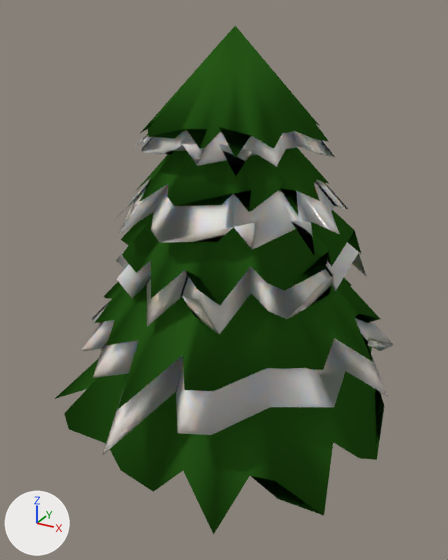
What one commit did to the Blender file Assets/Prefabs/gran3.blend.
Before and after are seen from a 50 mm camera at (1.43, -2.71, 1.32) aimed at (-0.01, -0.09, 0.01). The axes (+X, +Y, +Z) are drawn at lower left. The lights are the same throughout.
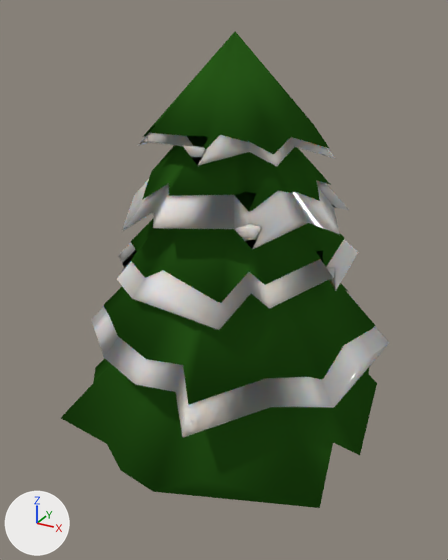
The change, as a list of edits to the scene's bpy script:
```text
Change ob_cone_001:
    add _m = ob_cone_001.modifiers.new('Decimate', 'DECIMATE')
    add _m.ratio = 0.6
Change ob_cone_002:
    add _m = ob_cone_002.modifiers.new('Decimate', 'DECIMATE')
    add _m.ratio = 0.6
Change ob_cone_003:
    add _m = ob_cone_003.modifiers.new('Decimate', 'DECIMATE')
    add _m.ratio = 0.6
Change ob_cone_004:
    add _m = ob_cone_004.modifiers.new('Decimate', 'DECIMATE')
    add _m.ratio = 0.6
Change ob_cone_005:
    add _m = ob_cone_005.modifiers.new('Decimate', 'DECIMATE')
    add _m.ratio = 0.6
Change ob_cone_006:
    ob_cone_006.location: (0.0, 0.0, 1.199) -> (0.0, 0.0, 1.175)
    add _m = ob_cone_006.modifiers.new('Decimate', 'DECIMATE')
    add _m.ratio = 0.6
Change ob_cone_007:
    add _m = ob_cone_007.modifiers.new('Decimate', 'DECIMATE')
    add _m.ratio = 0.6
Change ob_cone_008:
    ob_cone_008.location: (0.0, 0.0, 0.767) -> (0.0, 0.0, 0.69)
    ob_cone_008.scale: (0.532, 0.532, 0.532) -> (0.493, 0.493, 0.493)
    add _m = ob_cone_008.modifiers.new('Decimate', 'DECIMATE')
    add _m.ratio = 0.6
Change ob_cone_009:
    ob_cone_009.location: (0.0, 0.0, 0.531) -> (0.0, 0.0, 0.478)
    add _m = ob_cone_009.modifiers.new('Decimate', 'DECIMATE')
    add _m.ratio = 0.6
```

Location of each change, [x1, y1, x2, y2] in pixels of the pictures (448 x 560 px):
'Cone.001', modifiers changed: before [55, 346, 384, 534]; after [61, 359, 377, 508]
'Cone.009', moved, modifiers changed: before [95, 278, 380, 410]; after [104, 280, 375, 405]
'Cone.002', modifiers changed (9% shorter): before [81, 300, 393, 454]; after [91, 298, 390, 438]
'Cone.006', moved, modifiers changed: before [140, 26, 329, 158]; after [143, 31, 329, 154]
'Cone.008', moved, rescaled, modifiers changed (11% narrower, 11% shorter): before [121, 210, 361, 305]; after [131, 219, 345, 303]
'Cone.004', modifiers changed (9% shorter): before [116, 179, 348, 256]; after [122, 179, 349, 249]
'Cone.003', modifiers changed: before [116, 242, 366, 334]; after [117, 239, 359, 330]
'Cone.007', modifiers changed: before [138, 147, 329, 217]; after [142, 145, 331, 212]
'Cone.005', modifiers changed: before [135, 131, 334, 176]; after [137, 133, 336, 166]
